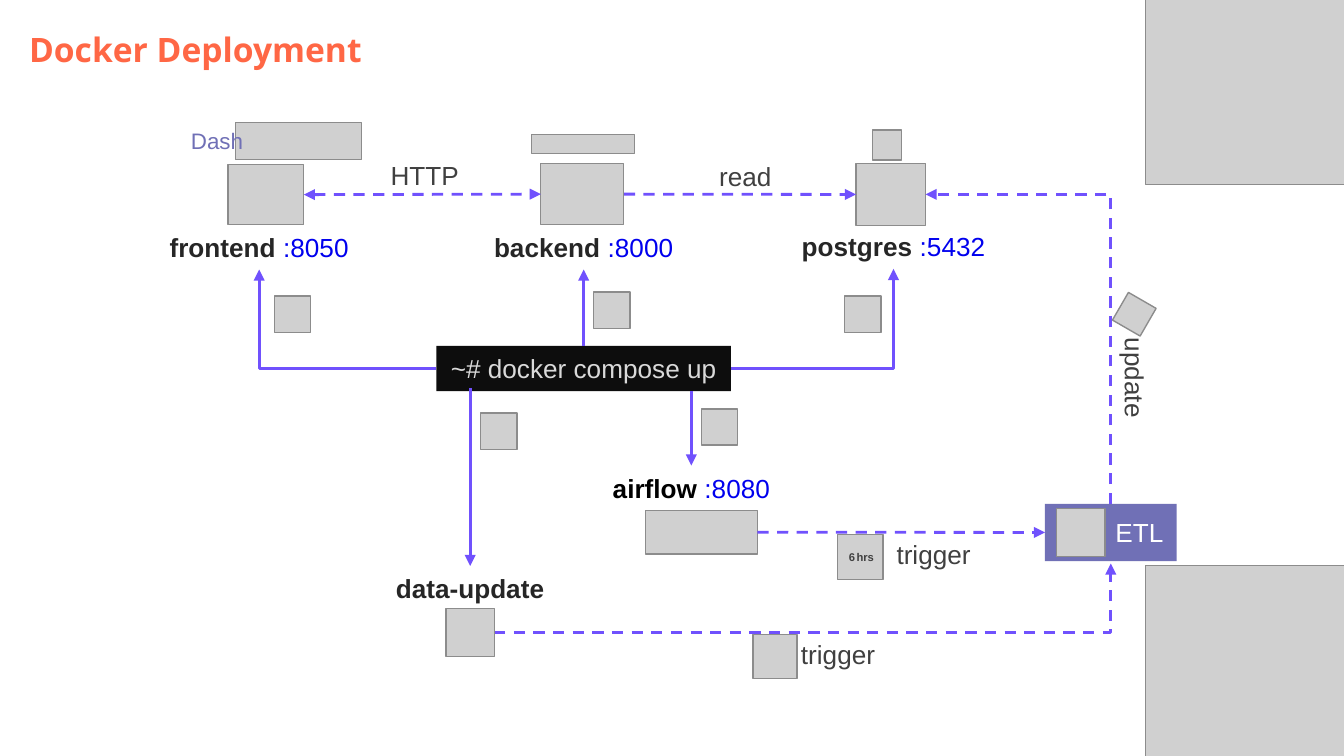
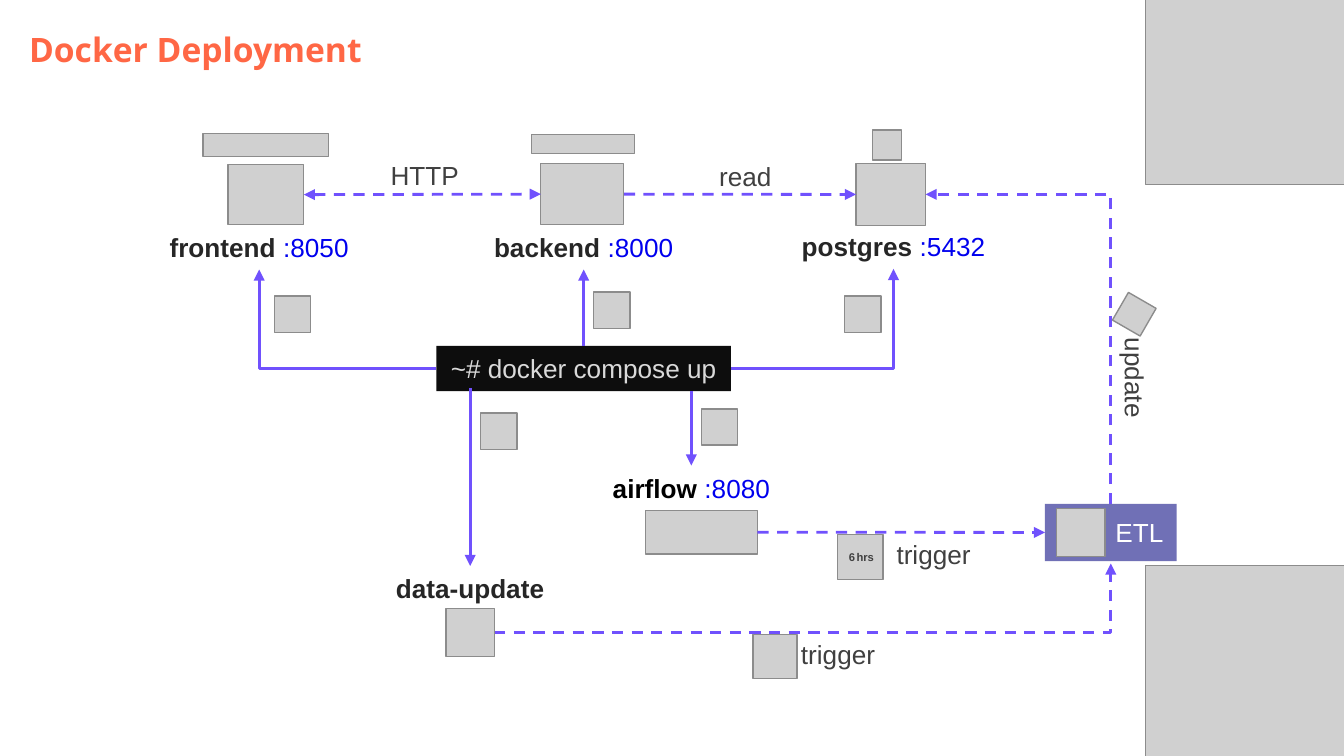
Before and after one commit to DataScientest-Studio/jun26bde-job-market, a slide deck: slide 6 of docs/defence/Defence.pptx. Drawn at 1344x756 pixels with LibreOffice and Linux fonts; fonts in the diff are those of the drawing; grey boxes stand for pictures; background and template pictures are left out. Boxes give left, top, right and bottom in pixels: in the first picture for what was removed or moved away, otherwise in the second. Text is boxed around its words. In the diff, an @@ line names an element or a change of style, - is before the commit and + after.

Commit message:
Update plotly|Dash icon in diagrams

```diff
--- a/docs/defence/Defence.pptx
+++ b/docs/defence/Defence.pptx
@@ text removed at (191, 132, 243, 155) @@
-Dash
@@ picture added at (203, 133, 329, 156) @@
@@ picture removed at (235, 122, 362, 160) @@
```
Also in this commit, not shown: 1 other slide changed, 2 other files.
